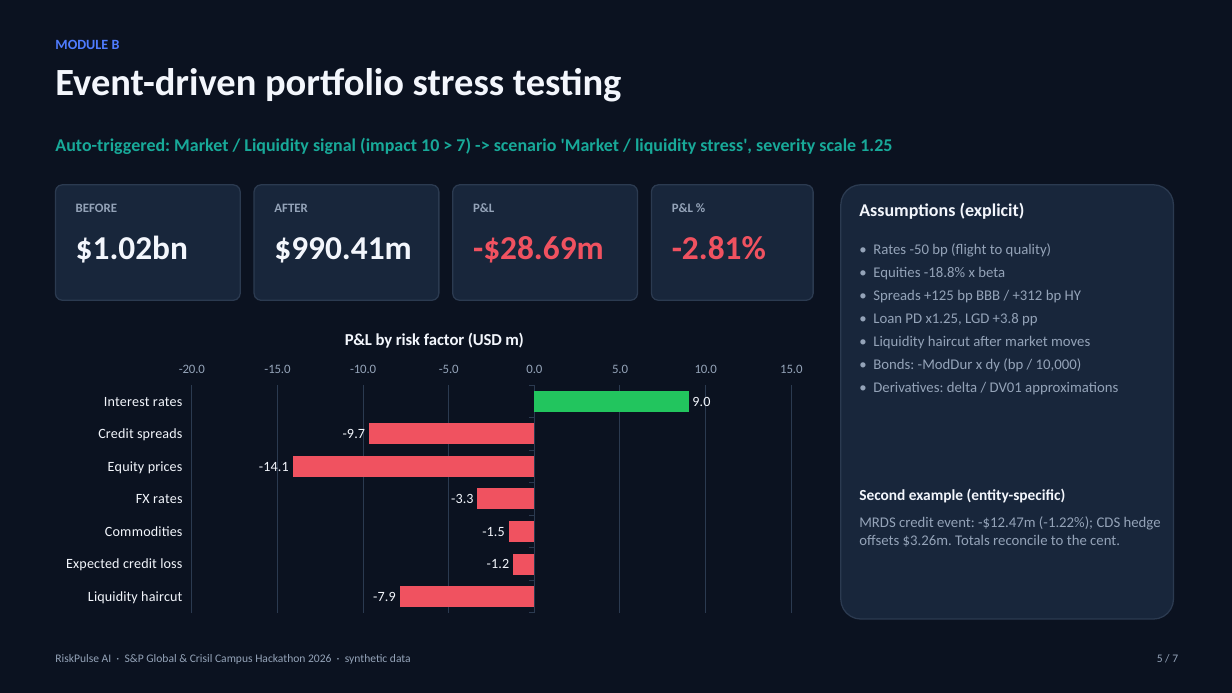
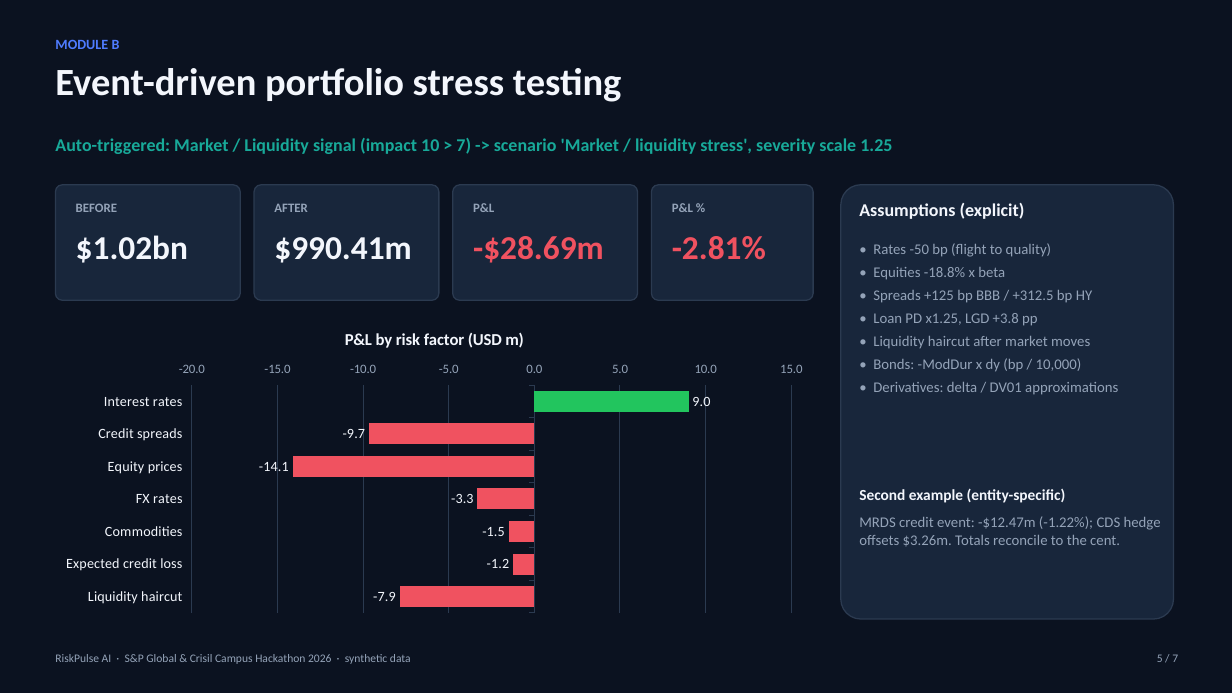
Before and after one commit to mohit-gautam7/iit-delhi-mohit-kumar-gautam-hackathon, a slide deck: slide 5 of docs/presentation.pptx. Drawn at 1232x693 pixels with LibreOffice and Linux fonts; fonts in the diff are those of the drawing. Boxes give left, top, right and bottom in pixels: in the first picture for what was removed or moved away, otherwise in the second. Text is boxed around its words. In the diff, an @@ line names an element or a change of style, - is before the commit and + after.

```diff
--- a/docs/presentation.pptx
+++ b/docs/presentation.pptx
@@ text at box(873, 290, 1092, 303): text changed @@
-• Spreads +125 bp BBB / +312 bp HY
+• Spreads +125 bp BBB / +312.5 bp HY
```
Also in this commit, not shown: 4 other slides changed, 22 other files.
